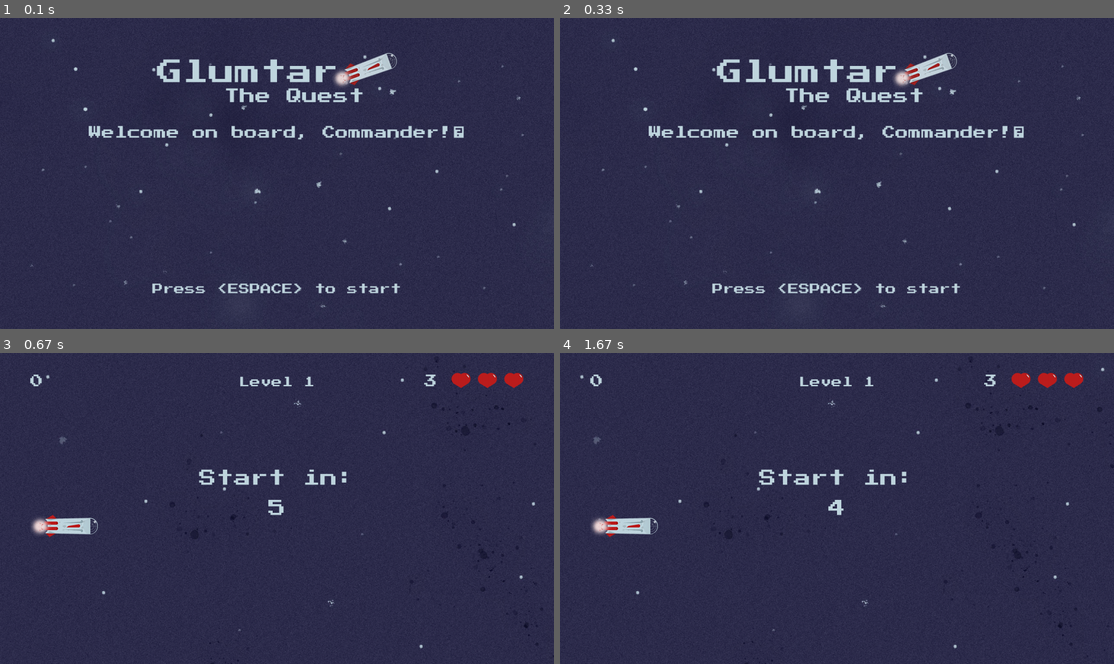
Above: before the commit, frames 1-4 (two rows, left to right).
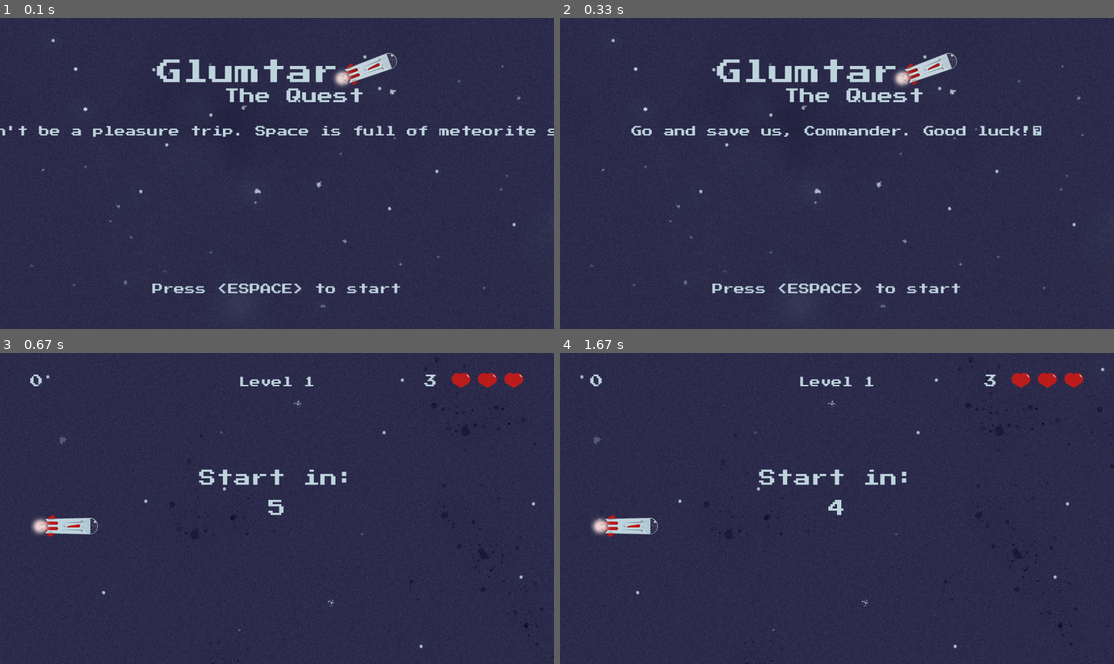
Above: after the commit, the same moments.

Repository: AdrianFSN/proyecto-final-pygame-quest
Game: pygame game, started from main.py
The game is run twice, just before and just after one commit, with the same random seed, the same clock (stepped at 60 frames per second) and the same inputs.
Inputs:
- Up to frame 1 (0.1 s): no input
- Up to frame 2 (0.33 s): no input
- Up to frame 3 (0.67 s): tap Space at 0.33 s
- Up to frame 4 (1.67 s): no input

The runs differ from the first frame. In frame 1, 1.7% of the frame differs, in the area x 0-100%, y 34-40%; in frame 2, 1.5%; in frame 3, nothing differs; in frame 4, nothing differs.

Commit message:
chore: las instrucciones se recorren y se muestran a toda velocidad en una sola línea

Diff:
--- a/glumtar/scenes.py
+++ b/glumtar/scenes.py
@@ -62,7 +62,7 @@
             'glumtar', 'data', 'messages.txt')
         self.cursor = 0
 
-        self.instructions_texts = self.read_instructions()
+        # self.instructions_texts = self.read_instructions()
 
     def mainLoop(self):
         super().mainLoop()
@@ -81,6 +81,7 @@
             self.screen.blit(self.logo, (self.logo_X, self.logo_Y))
             self.add_escape_message()
             # self.draw_instructions(self.instructions_texts[0])
+            self.read_instructions()
             self.screen.blit(self.instructions_render, ((
                 self.instructions_posX - self.instructions_render.get_width())/2, self.instructions_posY))
 
@@ -99,12 +100,11 @@
 
     def read_instructions(self):
         with open(self.instructions_file_path, mode='r', encoding='UTF-8', newline='\n') as instructions_file:
-            reader = instructions_file.readline()
-
-            self.instructions_render = self.font_style.render(
-                reader, True, COLUMBIA_BLUE)
-            pos_x = self.instructions_posX
-            pos_y = self.instructions_posY
+            reader = instructions_file.readlines()
+            if self.cursor < len(reader):
+                self.instructions_render = self.font_style.render(
+                    reader[self.cursor], True, COLUMBIA_BLUE)
+                self.cursor += 1
             """ i = 0
             for line in lines:
                 if i in range(0, 7):
